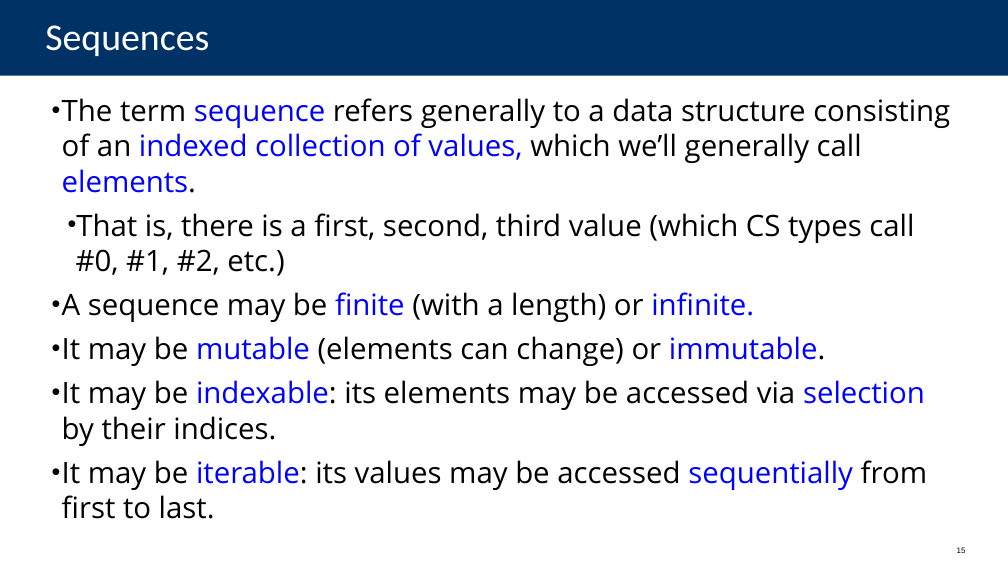
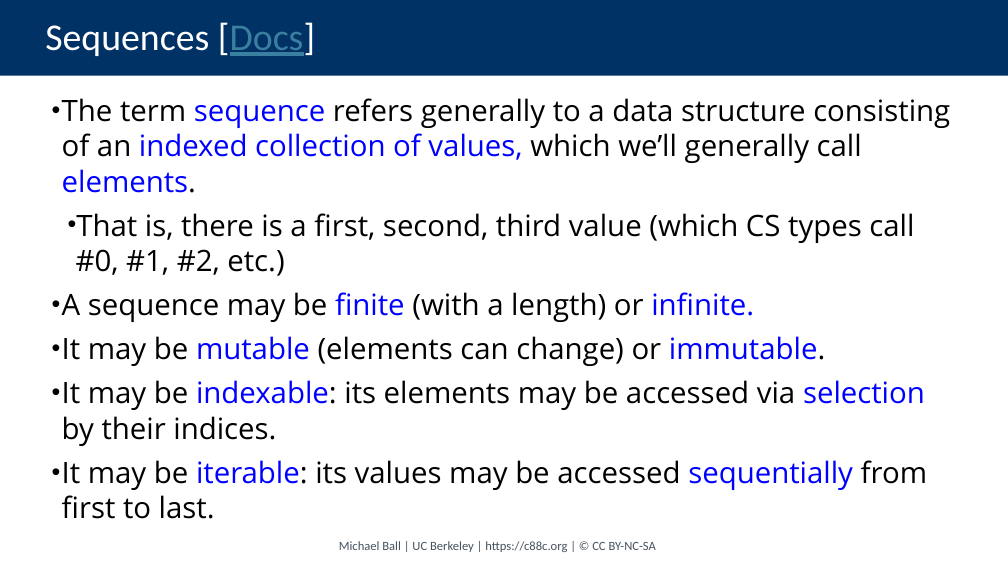
Before and after one commit to cs88-website/sp24, a slide deck: slide 25 of assets/slides/sp24/04-Sequences.pptx (slide 15 before the commit). Drawn at 1008x567 pixels with LibreOffice and Linux fonts; fonts in the diff are those of the drawing. Boxes give left, top, right and bottom in pixels: in the first picture for what was removed or moved away, otherwise in the second. Text is boxed around its words. In the diff, an @@ line names an element or a change of style, - is before the commit and + after.

```diff
--- a/assets/slides/sp24/04-Sequences.pptx
+++ b/assets/slides/sp24/04-Sequences.pptx
@@ title at [45, 22, 315, 56]: text changed @@
-Sequences
+Sequences [Docs]
@@ text added at [339, 541, 656, 552], 12 pt, text #46535E @@
+Michael Ball | UC Berkeley | https://c88c.org | © CC BY-NC-SA
@@ page number removed at [957, 547, 966, 553] @@
-15
```
Also in this commit, not shown: 17 other slides changed, 17 slides added, 2 slides removed, 41 other files.
